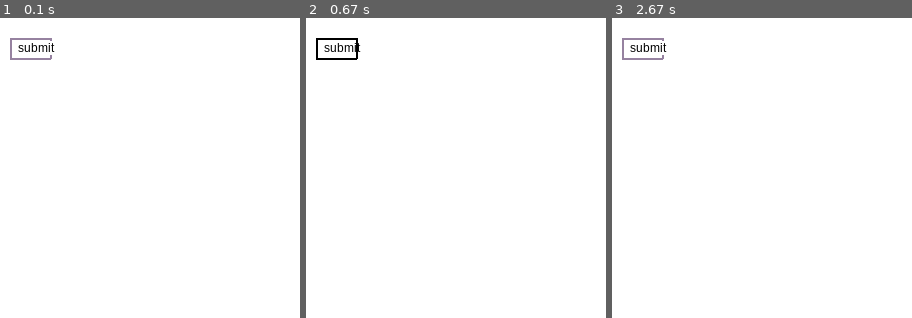
Above: before the commit, frames 1-3 (left to right).
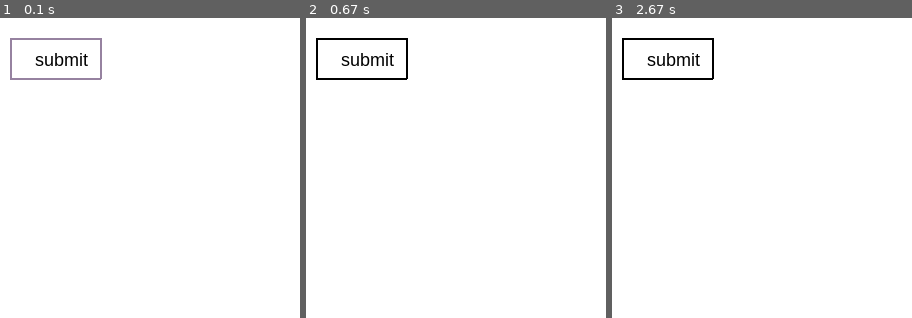
Above: after the commit, the same moments.

Repository: dragonhht/pygame-study
Game: pygame game, started from pygame-study.py
The game is run twice, just before and just after one commit, with the same random seed, the same clock (stepped at 60 frames per second) and the same inputs.
Inputs (mouse positions are in pixels of both pictures, inside the frame that each line leads up to):
- Up to frame 1 (0.1 s): no input
- Up to frame 2 (0.67 s): click "submit" at 0.38 s
- Up to frame 3 (2.67 s): press the mouse at (666, 57) at 0.7 s; move the mouse to (663, 78) at 0.8 s; release the mouse at (660, 96) at 0.93 s; click (702, 60) at 1.15 s; press the mouse at (666, 57) at 1.43 s; move the mouse to (702, 153) at 1.53 s; move the mouse to (738, 246) at 1.63 s; release the mouse at (738, 246) at 1.67 s; click "submit" at 2.4 s; move the mouse to (666, 57) at 2.63 s

The runs differ from the first frame. In frame 1, 1.0% of the frame differs, in the area x 3-34%, y 6-21%; in frame 2, 1.1%; in frame 3, 1.2%.

Commit message:
修改默认字体，默认大小，及添加事件执行方法

Diff:
--- a/Button.py
+++ b/Button.py
@@ -12,62 +12,90 @@
 class Button(object):
     """
     按钮类.
+    surface: 按钮放置的面板
+    text:   按钮上显示的文字
+    pos:    按钮左上角的x, y坐标
+    wh:     按钮的宽高
     """
-    def __init__(self, surface, text, rect):
+    def __init__(self, surface, text, pos, wh, font_size=12):
         self.surface = surface
         self.bordercolor = (150, 130, 160)
         self.btncolor = (255, 255, 255)
         self.text = text
-        self.rect = rect
-        self.x = self.rect[0]
-        self.y = self.rect[1]
-        self.width = self.rect[2]
-        self.height = self.rect[3]
+        self.rect = Rect(pos, wh)
+        self.x = pos[0]
+        self.y = pos[1]
+        self.width = wh[0]
+        self.height = wh[1]
         self.enable = True
+        self.font_size = font_size
+        self.default_font_size = 12
+        self.default_width = self.default_font_size / 2.8 * len(self.text) + 6
+        self.default_height = self.default_font_size + 6
+        if self.width < self.default_width:
+            self.width = self.default_width
+        if self.height < self.default_height:
+            self.height = self.default_height
 
-    # 设置为不可点击
-    def set_disable(self, status):
+    def set_enable(self, status):
+        """设置为是否可用"""
         self.enable = status
 
-    # 创建按钮
+    def set_font_size(self, font_size):
+        """设置文本字体大小"""
+        self.font_size = font_size
+
+    def __set_font_center__(self, font_size):
+        """字体居中"""
+        text_len = len(self.text)
+        # 一个字的大小为(mm): 字号/2.8
+        text_width = font_size / 2.8 * text_len
+        if text_width >= self.width or text_width >= self.height:
+            text_width = self.default_font_size / 2.8 * text_len
+            self.font_size = self.default_font_size
+        pos = (self.x + (self.width - text_width) / 2, self.y + (self.height - font_size) /2)
+        self.set_font(pos)
+
     def create(self, btncolor=(255, 255, 255), bordercolor=(150, 130, 160), width=0):
-        text_len = len(self.text)
-        text_width = 4 * text_len
-        pos = (self.rect[0] + (self.rect[2] - text_width) / 2, self.rect[1] + (self.rect[3] - 14) /2)
+        """创建按钮"""
         lines = self.corner_pos()
         pygame.draw.rect(self.surface, btncolor, self.rect, width)
-        if self.enable:
-            pygame.draw.lines(self.surface, bordercolor, False, lines, 2)
-        else:
-            pygame.draw.lines(self.surface, (0, 0, 0), False, self.corner_pos(), 2)
-        self.set_font(pos)
+        pygame.draw.lines(self.surface, bordercolor, False, lines, 2)
+        self.__set_font_center__(self.font_size)
 
-    # 绘制字体
     def set_font(self, pos, font='arial'):
-        my_font = pygame.font.SysFont(font, 12)
+        """绘制字体"""
+        my_font = pygame.font.SysFont(font, self.font_size)
         text_surface = my_font.render(self.text, True, (0,0,0), (255, 255, 255))
         self.surface.blit(text_surface, pos)
 
-    # 计算边框角坐标
     def corner_pos(self):
+        """计算边框角坐标"""
         lines = [(self.x, self.y), (self.x + self.width, self.y),
          (self.x + self.width, self.y + self.height), (self.x, self.y + self.height), (self.x, self.y)]
         return lines
 
-    # 判断鼠标是否在按钮内
     def is_in_btn(self):
+        """判断鼠标是否在按钮内"""
         mouse_x, mouse_y = pygame.mouse.get_pos()
         return mouse_x >= self.x and mouse_x <= self.x + self.width and mouse_y >= self.y and mouse_y <= self.y + self.height
 
-    # 鼠标在按钮上
-    def mouse_over(self):
+
+    def mouse_over(self, func = None, *args, **kwargs):
+        """ 鼠标在按钮上 """
         if self.enable and self.is_in_btn():
             # 变色
             pygame.draw.lines(self.surface, (0, 0, 0), False, self.corner_pos(), 2)
-            # TODO 准备可以传入函数执行
+            if func == None:
+                pass
+            else:
+                func(*args, **kwargs)
 
-    # 判断是否点击按钮
-    def mouse_click(self, event):
+    def mouse_click(self, event, func = None,*args, **kwargs):
+        """判断是否点击按钮, 并传入将执行的函数"""
         if self.enable and self.is_in_btn():
             if event.type == MOUSEBUTTONUP:
-                pass
+                if func == None:
+                    pass
+                else:
+                    func(*args, **kwargs)
--- a/pygame-study.py
+++ b/pygame-study.py
@@ -11,13 +11,16 @@
 from sys import exit
 from Button import *
 
+def printf(s):
+    print('点击' + s)
+
 pygame.init()
 
 # 创建窗体
 screen = pygame.display.set_mode((300, 300), 0, 32)
 pygame.display.set_caption('hello')
 
-btn = Button(screen, 'submit', Rect((10, 20), (40, 20)))
+btn = Button(screen, 'submit', (10, 20), (90, 40), 18)
 
 while True:
     event = pygame.event.wait()
@@ -32,5 +35,5 @@
     screen.fill((255, 255, 255))
     btn.create()
     btn.mouse_over()
-    btn.mouse_click(event)
+    btn.mouse_click(event, func=lambda: printf('hello'))
     pygame.display.update()
